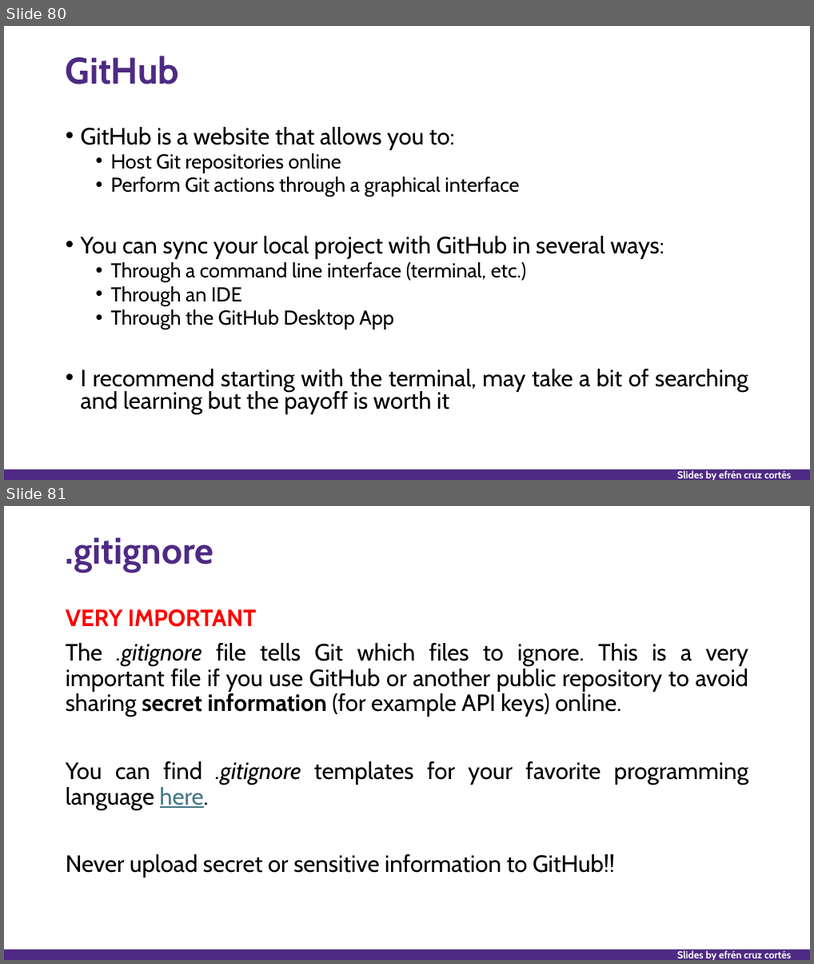
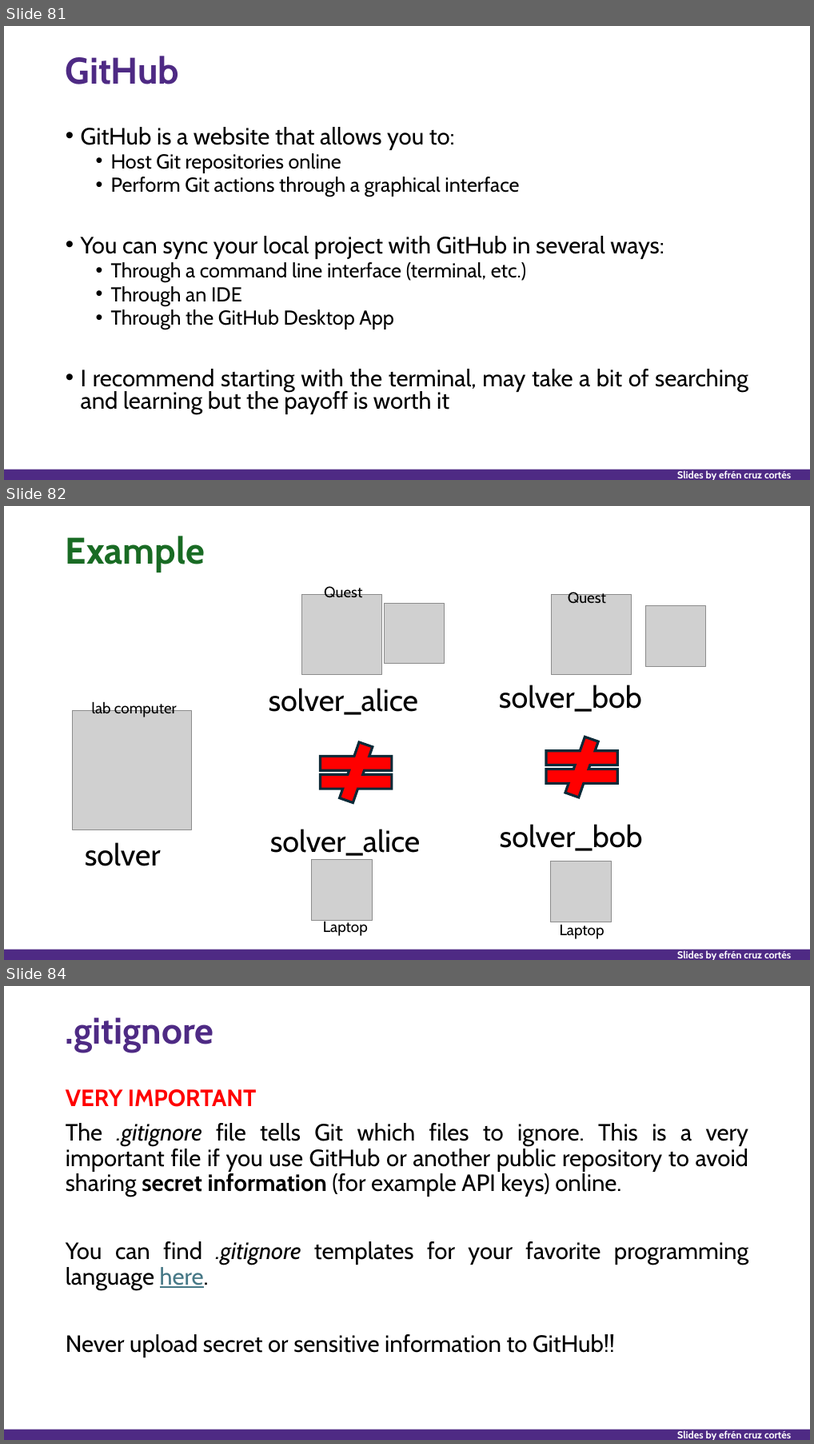
Before and after one commit to nuitrcs/researchers_guide_to_code_organization, a slide deck: researchers_guide_to_code_organization_day_1.pptx. Shown one above the other, each under a label of ours: slides 80 and 81 before the commit, slides 81, 82 and 84 after it; the slides between them are not shown. The pictures are 814x964 and 814x1444 pixels, drawn with LibreOffice and Linux fonts; fonts in the diff are those of the drawing; grey boxes stand for pictures. Boxes give left, top, right and bottom in pixels: in the first picture for what was removed or moved away, otherwise in the second. Text is boxed around its words. In the diff, an @@ line names an element or a change of style, - is before the commit and + after.

```diff
--- a/researchers_guide_to_code_organization_day_1.pptx
+++ b/researchers_guide_to_code_organization_day_1.pptx
@@ slide 82 added at <box>4,506,810,960</box>, background #FFFFFF; not listed: 2 template elements that a slide beside it also shows @@
@@ title added at <box>66,536,205,572</box>, 44 pt, text #196B24, bold @@
+Example
@@ picture added at <box>302,594,382,674</box> @@
@@ text added at <box>324,584,362,598</box>, 18 pt, text #000000 @@
+Quest
@@ picture added at <box>552,595,632,675</box> @@
@@ text added at <box>568,590,606,603</box>, 18 pt, text #000000 @@
+Quest
@@ picture added at <box>384,603,445,664</box> @@
@@ picture added at <box>646,606,706,666</box> @@
@@ text added at <box>269,688,419,715</box>, 36 pt, text #000000 @@
+solver_alice
@@ text added at <box>499,684,642,712</box>, 36 pt, text #000000 @@
+solver_bob
@@ picture added at <box>72,711,191,830</box> @@
@@ text added at <box>92,701,177,717</box>, 18 pt, text #000000 @@
+lab computer
@@ math not equal added at <box>308,742,405,803</box>, fill #FF0000, outline #092A39 3 pt @@
@@ math not equal added at <box>534,736,630,797</box>, fill #FF0000, outline #092A39 3 pt @@
@@ text added at <box>270,828,421,856</box>, 36 pt, text #000000 @@
+solver_alice
@@ text added at <box>500,824,643,851</box>, 36 pt, text #000000 @@
+solver_bob
@@ text added at <box>85,842,161,866</box>, 36 pt, text #000000 @@
+solver
@@ picture added at <box>312,860,373,920</box> @@
@@ picture added at <box>551,861,611,922</box> @@
@@ text added at <box>323,919,368,936</box>, 18 pt, text #000000 @@
+Laptop
@@ text added at <box>560,924,605,939</box>, 18 pt, text #000000 @@
+Laptop
@@ what was slide 80 is now slide 81 @@
@@ what was slide 81 is now slide 84 @@
```
Also in this commit, not shown: 1 slide changed, 2 other slides added, 1 other file.
